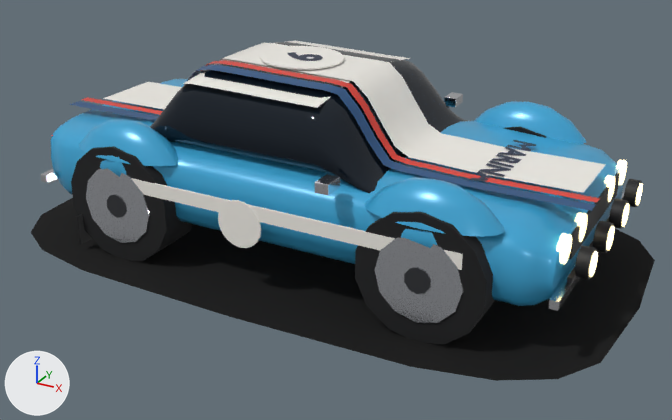
A saved change to the glTF model art/models/car-3.glb.
Before and after are seen from a 50 mm lens placed at (2.59, -4.65, 2.53), pointed at (0.09, -0.11, 0.25). The axes (+X, +Y, +Z) are drawn at lower left. The lights are the same throughout. The older version comes first. Vertices at exactly the same position are counted once.

The first picture shows 'car-3'.
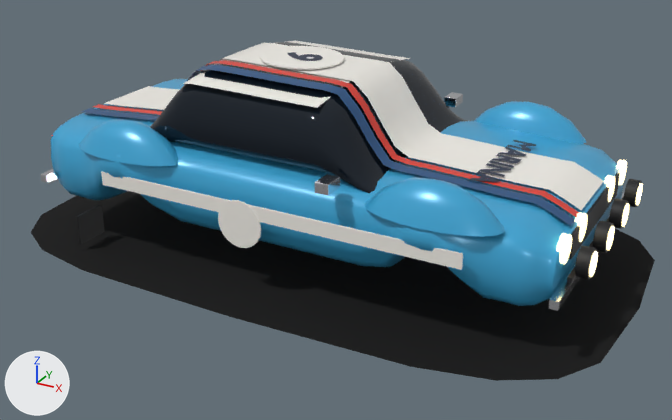
Boxes (x1, y1, x2, y2) around the edits, measured in the pictures (672 x 420 px; the box of a moved part takes in the faces that stretch with it):
part 1 of me_body, deleted
    before: (71, 127, 546, 344)
part 2 of me_body, moved or reshaped
    before: (69, 82, 182, 118)
    after: (82, 86, 180, 118)
part 3 of me_body, moved or reshaped
    before: (466, 149, 606, 211)
    after: (465, 150, 604, 226)

The change in detail:
me_body is used by ob_car_3; location (0.0, 0.0, 0.0).
me_body had 3529 vertices, 6280 faces and spanned x -1.9..1.9, y -1.14..1.14, z 0.0..1.15.
me_body now has 3229 vertices, 5736 faces and spans x -1.9..1.9, y -1.14..1.14, z 0.01..1.15.
me_body part 1: 12 loose pieces with 288 vertices, spanning x -1.29..1.33, y -0.89..0.89, z 0.0..0.72, are deleted.
Part 2, on me_body:
9 vertices are removed from x -1.68..-1.59, y -0.44..-0.27, z 0.74..0.75.
16 faces are deleted.
17 vertices in x -1.58..-1.4, y -0.44..0.23, z 0.74..0.75 move by (0.0, 0.0, -0.03).
17 vertices in x -1.41..-1.21, y -0.44..0.23, z 0.74..0.75 move by (0.0, 0.0, -0.02).
8 vertices in x -1.23..-1.21, y -0.44..0.23, z 0.74..0.75 move by (0.0, 0.0, -0.01).
9 vertices move from x -1.68..-1.14, y -0.44..0.23, z 0.74..0.75 to x -1.59..-1.14, y -0.44..0.23, z 0.71..0.74.
3 vertices are added at (-1.59, -0.34, 0.71), (-1.59, -0.3, 0.71), (-1.59, -0.27, 0.71).
4 new faces join them, mat_band0.
4 new faces join them, mat_band1.
Part 3, on me_body:
12 vertices are removed from x 1.59..1.68, y -0.44..-0.27, z 0.71.
16 faces are deleted.
26 vertices in x 1.12..1.4, y -0.44..0.23, z 0.71 move by (0.0, 0.0, -0.01).
11 vertices in x 1.31..1.41, y -0.44..0.23, z 0.71 move by (0.0, 0.0, -0.02).
6 vertices in x 1.49, y -0.44..-0.27, z 0.71 move by (0.0, 0.0, -0.05).
4 vertices in x 1.5, y -0.23..0.23, z 0.71 move by (0.0, 0.0, -0.06).
4 vertices in x 1.58, y -0.23..0.23, z 0.71 move by (0.0, 0.0, -0.1).
3 vertices move within x 1.12, y -0.34..-0.27, z 0.71.
6 vertices are added at (1.59, -0.44, 0.61), (1.59, -0.4, 0.61), (1.59, -0.36, 0.61), (1.59, -0.34, 0.62), (1.59, -0.3, 0.62), (1.59, -0.27, 0.62).
4 new faces join them, mat_band0.
4 new faces join them, mat_band1.
me_body no longer uses material mat_tyre.
me_body no longer uses material mat_rim.
me_body no longer uses material mat_hub.
